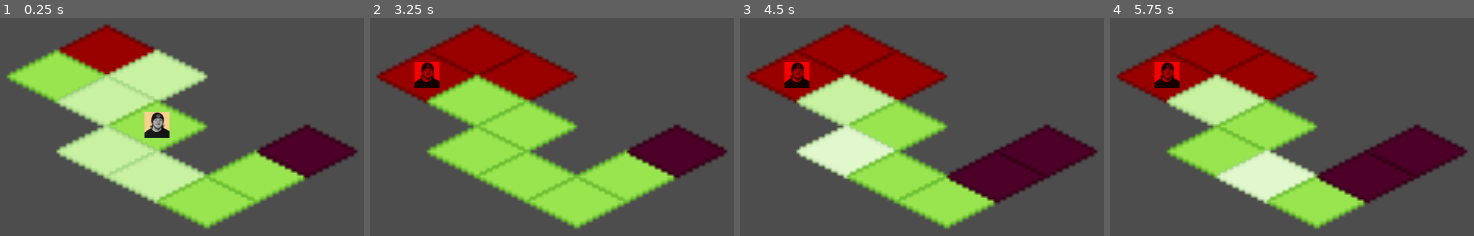
Above: before the commit, frames 1-4 (left to right).
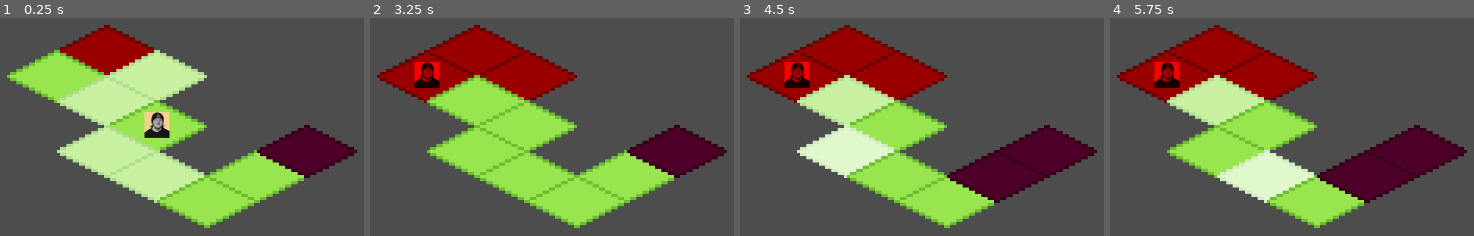
Above: after the commit, the same moments.

Repository: ckuras/GMTK-2023-Fire-Fighter
Game: Godot game, scene res://Scenes/main.tscn
Same seed, same stepped clock (60 frames per second), same inputs: the game is played once before the commit and once after it.
Inputs (mouse positions are in pixels of both pictures, inside the frame that each line leads up to):
- Up to frame 1 (0.25 s): no input
- Up to frame 2 (3.25 s): tap Enter at 0.5, 2 s; move the mouse to (475, 50) at 0.52 s; click (475, 50) at 0.67 s; tap Space at 1.25, 2.75 s; move the mouse to (526, 74) at 1.27 s; click (526, 74) at 1.42 s; move the mouse to (428, 74) at 2.02 s; click (428, 74) at 2.17 s; move the mouse to (475, 100) at 2.77 s; click (475, 100) at 2.92 s
- Up to frame 3 (4.5 s): tap Enter at 3.5 s; move the mouse to (896, 124) at 3.52 s; click (896, 124) at 3.67 s; move the mouse to (845, 150) at 4.27 s; click (845, 150) at 4.42 s
- Up to frame 4 (5.75 s): tap Space at 5 s; move the mouse to (1266, 174) at 5.02 s; click (1266, 174) at 5.17 s

The runs differ from the first frame. In frame 1, 3.0% of the frame differs, in the area x 1-99%, y 2-97%; in frame 2, 2.5%; in frame 3, 2.8%; in frame 4, 2.8%.

Commit message:
Added level scene switcher

Diff:
--- /dev/null
+++ b/Scenes/Levels/level_1.tscn
@@ -0,0 +1,49 @@
+[gd_scene load_steps=7 format=3 uid="uid://dgduy872g3t47"]
+
+[ext_resource type="Script" path="res://Scripts/level.gd" id="1_mhk62"]
+[ext_resource type="Script" path="res://Scripts/board.gd" id="1_uiim3"]
+[ext_resource type="PackedScene" uid="uid://d3xj7lwu2tl8i" path="res://Scenes/turn_queue.tscn" id="2_p06tp"]
+[ext_resource type="Script" path="res://Scripts/Tiles.gd" id="2_rxldx"]
+[ext_resource type="Script" path="res://Scripts/GameState.gd" id="3_isg57"]
+[ext_resource type="PackedScene" uid="uid://byb3wjan8u1rx" path="res://Scenes/tile.tscn" id="3_u7okm"]
+
+[node name="Level1" type="Node2D"]
+script = ExtResource("1_mhk62")
+level_number = 1
+
+[node name="Camera2D" type="Camera2D" parent="."]
+zoom = Vector2(5, 5)
+
+[node name="Board" type="Node2D" parent="." node_paths=PackedStringArray("game_state")]
+y_sort_enabled = true
+script = ExtResource("1_uiim3")
+game_state = NodePath("../GameState")
+
+[node name="Tiles" type="Node2D" parent="Board"]
+script = ExtResource("2_rxldx")
+
+[node name="Tile3" parent="Board/Tiles" instance=ExtResource("3_u7okm")]
+position = Vector2(-16, -8)
+tile_id = 2
+
+[node name="Tile5" parent="Board/Tiles" instance=ExtResource("3_u7okm")]
+position = Vector2(-32, -16)
+tile_id = 2
+
+[node name="Tile4" parent="Board/Tiles" instance=ExtResource("3_u7okm")]
+tile_id = 3
+
+[node name="Tile8" parent="Board/Tiles" instance=ExtResource("3_u7okm")]
+position = Vector2(16, 8)
+tile_id = 3
+
+[node name="Tile9" parent="Board/Tiles" instance=ExtResource("3_u7okm")]
+position = Vector2(32, 16)
+tile_id = 3
+
+[node name="TurnQueue" parent="." node_paths=PackedStringArray("board", "game_state") instance=ExtResource("2_p06tp")]
+board = NodePath("../Board")
+game_state = NodePath("../GameState")
+
+[node name="GameState" type="Node" parent="."]
+script = ExtResource("3_isg57")
--- /dev/null
+++ b/Scenes/Levels/level_2.tscn
@@ -0,0 +1,65 @@
+[gd_scene load_steps=7 format=3 uid="uid://cus6ykbdclfgm"]
+
+[ext_resource type="Script" path="res://Scripts/level.gd" id="1_8665l"]
+[ext_resource type="Script" path="res://Scripts/board.gd" id="2_mo3gu"]
+[ext_resource type="Script" path="res://Scripts/Tiles.gd" id="3_3p81f"]
+[ext_resource type="PackedScene" uid="uid://byb3wjan8u1rx" path="res://Scenes/tile.tscn" id="4_40nkd"]
+[ext_resource type="PackedScene" uid="uid://d3xj7lwu2tl8i" path="res://Scenes/turn_queue.tscn" id="5_l3vyr"]
+[ext_resource type="Script" path="res://Scripts/GameState.gd" id="6_7agrc"]
+
+[node name="Level1" type="Node2D"]
+script = ExtResource("1_8665l")
+level_number = 1
+
+[node name="Camera2D" type="Camera2D" parent="."]
+zoom = Vector2(5, 5)
+
+[node name="Board" type="Node2D" parent="." node_paths=PackedStringArray("game_state")]
+y_sort_enabled = true
+script = ExtResource("2_mo3gu")
+game_state = NodePath("../GameState")
+
+[node name="Tiles" type="Node2D" parent="Board"]
+script = ExtResource("3_3p81f")
+
+[node name="Tile" parent="Board/Tiles" instance=ExtResource("4_40nkd")]
+position = Vector2(0, -16)
+tile_state = 1
+
+[node name="Tile2" parent="Board/Tiles" instance=ExtResource("4_40nkd")]
+position = Vector2(16, -8)
+tile_id = 1
+
+[node name="Tile3" parent="Board/Tiles" instance=ExtResource("4_40nkd")]
+position = Vector2(-16, -8)
+tile_id = 2
+
+[node name="Tile4" parent="Board/Tiles" instance=ExtResource("4_40nkd")]
+tile_id = 3
+
+[node name="Tile5" parent="Board/Tiles" instance=ExtResource("4_40nkd")]
+position = Vector2(-32, 0)
+tile_id = 3
+
+[node name="Tile6" parent="Board/Tiles" instance=ExtResource("4_40nkd")]
+position = Vector2(-16, 8)
+tile_id = 3
+
+[node name="Tile7" parent="Board/Tiles" instance=ExtResource("4_40nkd")]
+position = Vector2(0, 16)
+tile_id = 3
+
+[node name="Tile8" parent="Board/Tiles" instance=ExtResource("4_40nkd")]
+position = Vector2(16, 8)
+tile_id = 3
+
+[node name="Tile9" parent="Board/Tiles" instance=ExtResource("4_40nkd")]
+position = Vector2(32, 0)
+tile_id = 3
+
+[node name="TurnQueue" parent="." node_paths=PackedStringArray("board", "game_state") instance=ExtResource("5_l3vyr")]
+board = NodePath("../Board")
+game_state = NodePath("../GameState")
+
+[node name="GameState" type="Node" parent="."]
+script = ExtResource("6_7agrc")
--- a/Scenes/main.tscn
+++ b/Scenes/main.tscn
@@ -1,10 +1,12 @@
-[gd_scene load_steps=4 format=3 uid="uid://gf6w34qsgq1w"]
+[gd_scene load_steps=5 format=3 uid="uid://gf6w34qsgq1w"]
 
+[ext_resource type="Script" path="res://Scripts/level.gd" id="1_8y7wd"]
 [ext_resource type="PackedScene" uid="uid://cmvhuo1g7sssa" path="res://Scenes/board.tscn" id="1_utpif"]
 [ext_resource type="PackedScene" uid="uid://d3xj7lwu2tl8i" path="res://Scenes/turn_queue.tscn" id="2_praf1"]
 [ext_resource type="Script" path="res://Scripts/GameState.gd" id="3_0spw3"]
 
 [node name="Main" type="Node2D"]
+script = ExtResource("1_8y7wd")
 
 [node name="Camera2D" type="Camera2D" parent="."]
 zoom = Vector2(5, 5)
--- /dev/null
+++ b/Scenes/scene_switcher.tscn
@@ -0,0 +1,9 @@
+[gd_scene load_steps=3 format=3 uid="uid://bsd03sr0hm2kh"]
+
+[ext_resource type="PackedScene" uid="uid://dgduy872g3t47" path="res://Scenes/Levels/level_1.tscn" id="1_c6odc"]
+[ext_resource type="Script" path="res://Scripts/scene_switcher.gd" id="1_gwv8o"]
+
+[node name="SceneSwitcher" type="Node"]
+script = ExtResource("1_gwv8o")
+
+[node name="Level1" parent="." instance=ExtResource("1_c6odc")]
--- a/Scenes/tile.tscn
+++ b/Scenes/tile.tscn
@@ -6,6 +6,7 @@
 [ext_resource type="Texture2D" uid="uid://bavwh028kg0ak" path="res://Assets/iso_tile_hover.png" id="3_liu54"]
 
 [node name="Tile" type="Area2D"]
+texture_filter = 1
 script = ExtResource("1_ulwfg")
 
 [node name="Sprite" type="Sprite2D" parent="."]
--- /dev/null
+++ b/Scripts/level.gd
@@ -0,0 +1,9 @@
+extends Node2D
+
+signal level_changed(level_name)
+
+@export var level_number: int = 0
+
+func _ready():
+	await get_tree().create_timer(1.0).timeout
+	emit_signal("level_changed", "level_" + str(level_number + 1))
--- /dev/null
+++ b/Scripts/scene_switcher.gd
@@ -0,0 +1,13 @@
+extends Node
+
+@onready var current_level = $Level1
+
+func _ready():
+	current_level.connect("level_changed", _handle_level_change)
+
+func _handle_level_change(next_level_name: String):
+	var next_level = load("res://Scenes/Levels/" + next_level_name + ".tscn").instantiate()
+	get_tree().root.add_child(next_level)
+	next_level.connect("level_changed", _handle_level_change)
+	current_level.queue_free()
+	current_level = next_level
Not shown, added: Scenes/sce7A58.tmp
